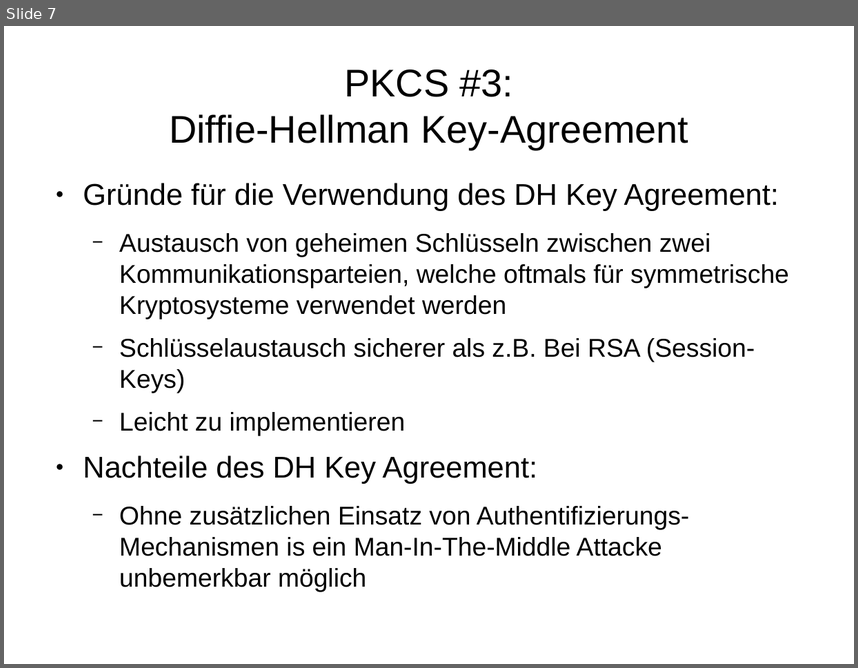
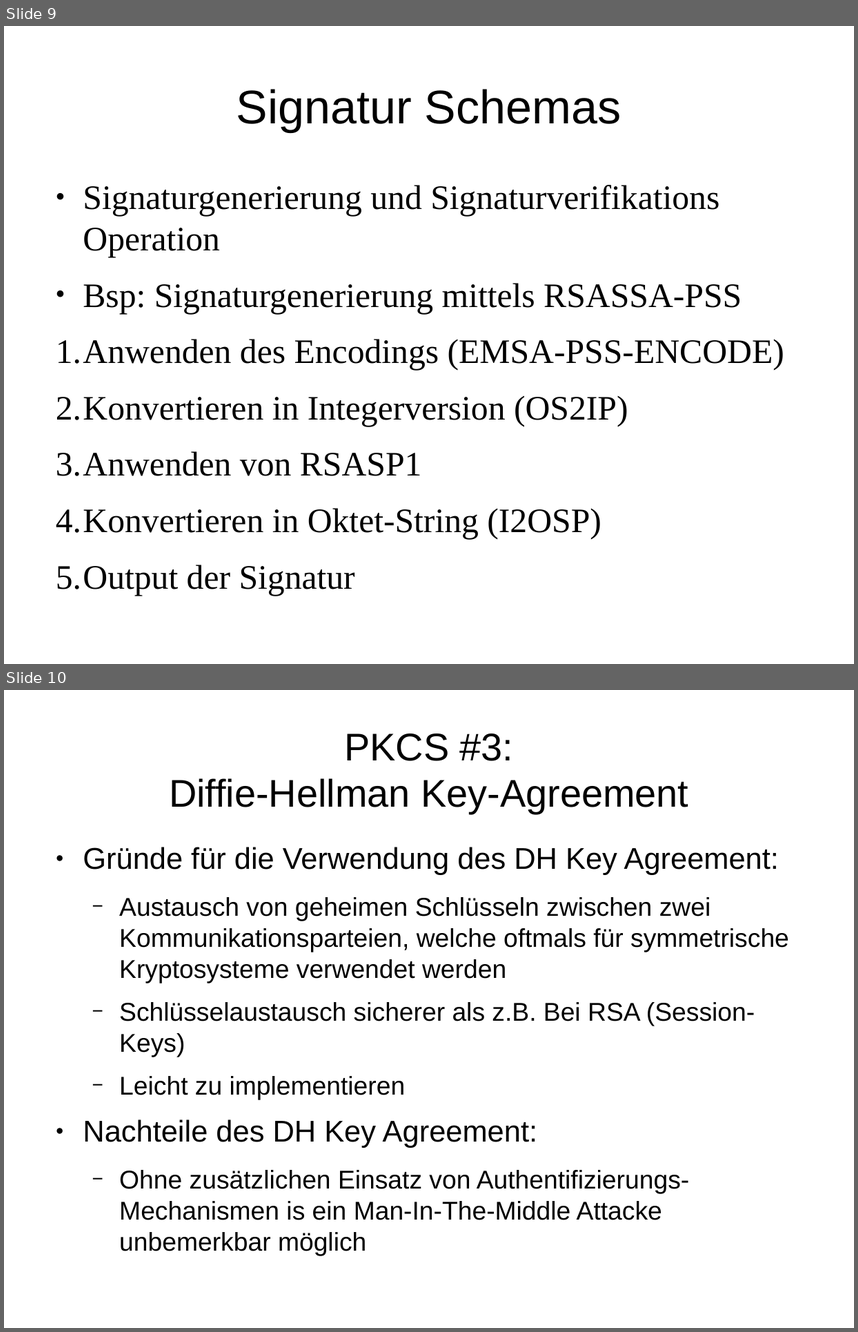
Before and after one commit to FFHS-Inf-2010-students/sa-krypt, a slide deck: pres/praesentation.odp. Shown one above the other, each under a label of ours: slide 7 before the commit, slides 9 and 10 after it. The pictures are 858x668 and 858x1332 pixels, drawn with LibreOffice and Linux fonts; fonts in the diff are those of the drawing. Boxes give left, top, right and bottom in pixels: in the first picture for what was removed or moved away, otherwise in the second. Text is boxed around its words. In the diff, an @@ line names an element or a change of style, - is before the commit and + after.

```diff
--- a/pres/praesentation.odp
+++ b/pres/praesentation.odp
@@ slide 9 added at [4, 26, 854, 664], background #FFFFFF @@
@@ title added at [237, 89, 622, 132], 44 pt, text #000000 @@
+Signatur Schemas
@@ text added at [56, 185, 784, 539], 32 pt, text #000000 @@
+● Signaturgenerierung und Signaturverifikations Operation
+● Bsp: Signaturgenerierung mittels RSASSA-PSS
+1. Anwenden des Encodings (EMSA-PSS-ENCODE)
+2. Konvertieren in Integerversion (OS2IP)
+3. Anwenden von RSASP1
+4. Konvertieren in Oktet-String (I2OSP)
+5. Output der Signatur
@@ what was slide 7 is now slide 10 @@
```
Also in this commit, not shown: 13 slides changed, 5 other slides added, 1 slide removed.
